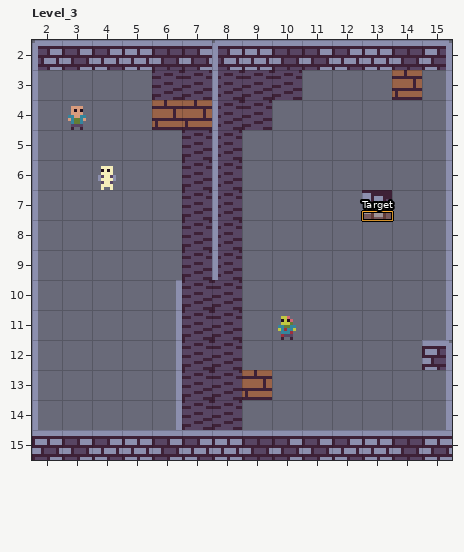
A LDtk project gets an edit: ebiten/moto-tomo/assets/maps/world.ldtk. Above, as it was before the edit.
Cells are 10x10 px. Shown: Level_3 x 2..15, y 2..15.
Now the later version:
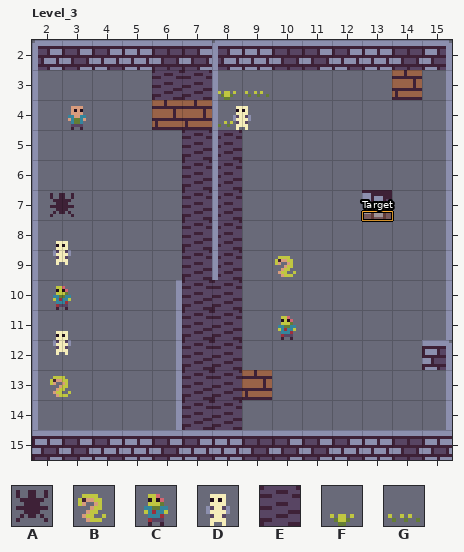
Key: from "Complete": A 40, B 41, C 42, D 43, E 199, F 228, G 229.
_ is an empty cell, . an unchanged one.
Objects are placed by their top-left corner, in cells (3,4 is the top-left corner of cell 3,4); size is 1x1 cell unless given.
From the commit log: harder level
Diff:
--- layer "Background"
@@ x 8..9 @@
- 3 __
- 4 _.
+ 3 FG
+ 4 G.
--- layer "Entities"
+D "Mob" at 2.5,8.5
+C "Mob" at 2.5,10
+D "Mob" at 2.5,11.5
+B "Mob" at 2.5,13
+A "Mob" at 2.5,7
+B "Mob" at 10,9
+D "Mob" at 8.5,4
-E "Spike" at 8,4
-E "Spike" at 8,3
-E "Spike" at 9,3
-E "Spike" at 9,4
-E "Spike" at 10,3
-D "Mob" at 4,6
Changed places in both pictures, as pixel boxes (x1, y1, x2, y2):
changed: (218, 70, 302, 130)
removed: (98, 166, 116, 190)
added: (50, 193, 74, 217)
added: (53, 241, 71, 265)
added: (275, 256, 296, 277)
added: (53, 286, 71, 310)
added: (53, 331, 71, 355)
added: (50, 376, 71, 397)
